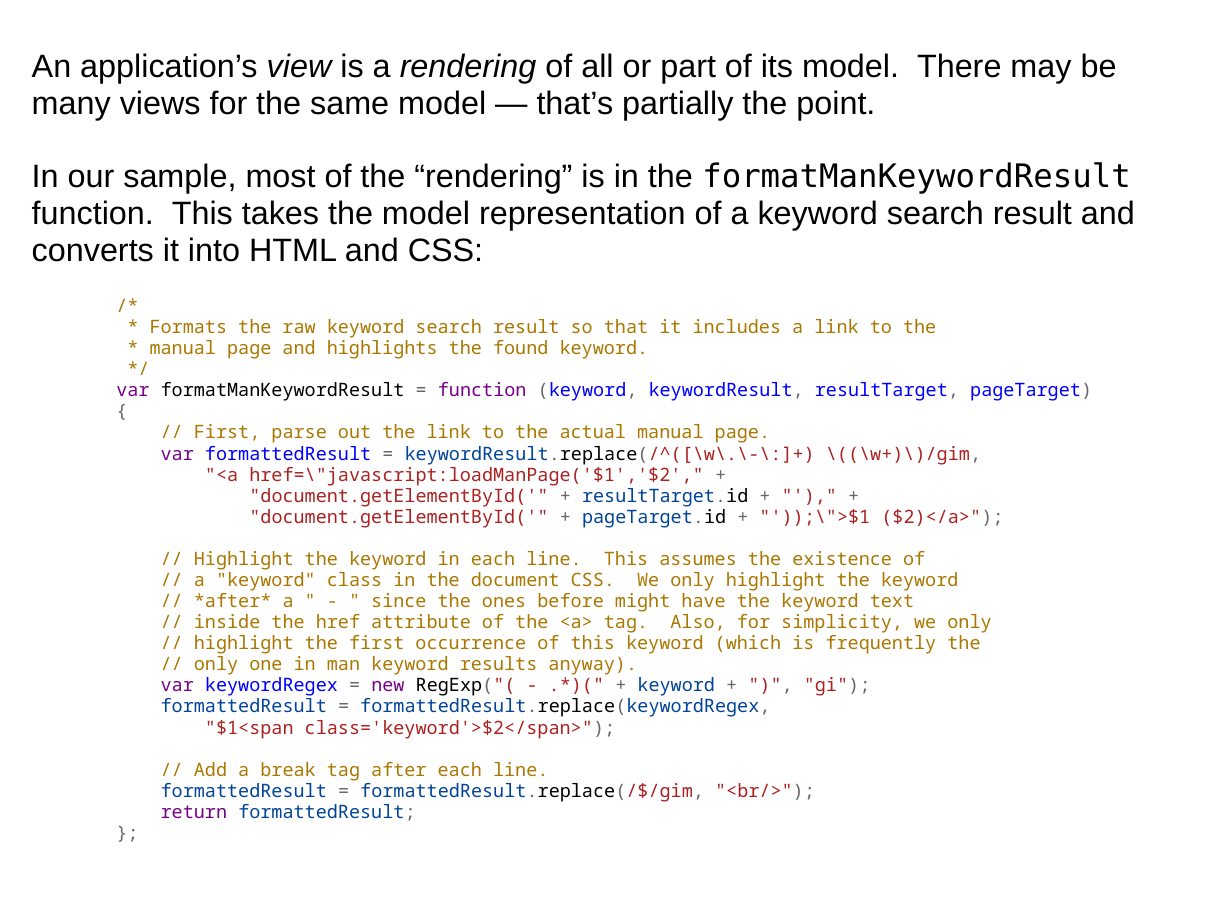
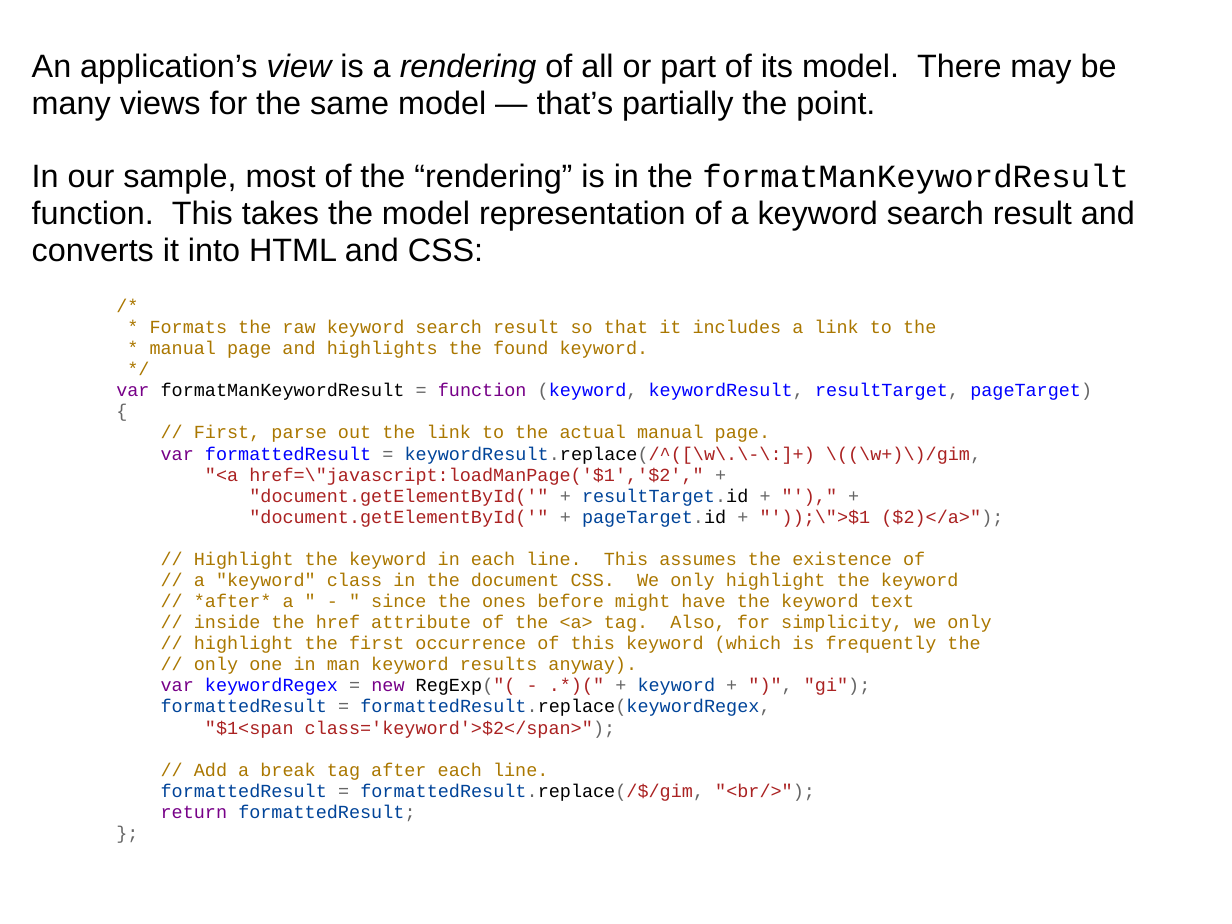
Before and after one commit to dondi/javascript-book, a slide deck: slide 47 of presentations/Chapter_8_Presentation.ppt. Drawn at 1232x924 pixels with LibreOffice and Linux fonts; fonts in the diff are those of the drawing; background and template pictures are left out. Boxes give left, top, right and bottom in pixels: in the first picture for what was removed or moved away, otherwise in the second. Text is boxed around its words. In the diff, an @@ line names an element or a change of style, - is before the commit and + after.

```diff
--- a/presentations/Chapter_8_Presentation.ppt
+++ b/presentations/Chapter_8_Presentation.ppt
@@ text at bbox=[32, 163, 1135, 262]: font DejaVu Sans Mono to Courier New in "formatManKeywordResult" @@
@@ text "/* * Formats the raw ..." at bbox=[116, 320, 1092, 821]: font Noto Sans Mono to Courier New @@
```
Also in this commit, not shown: 19 other slides changed.
